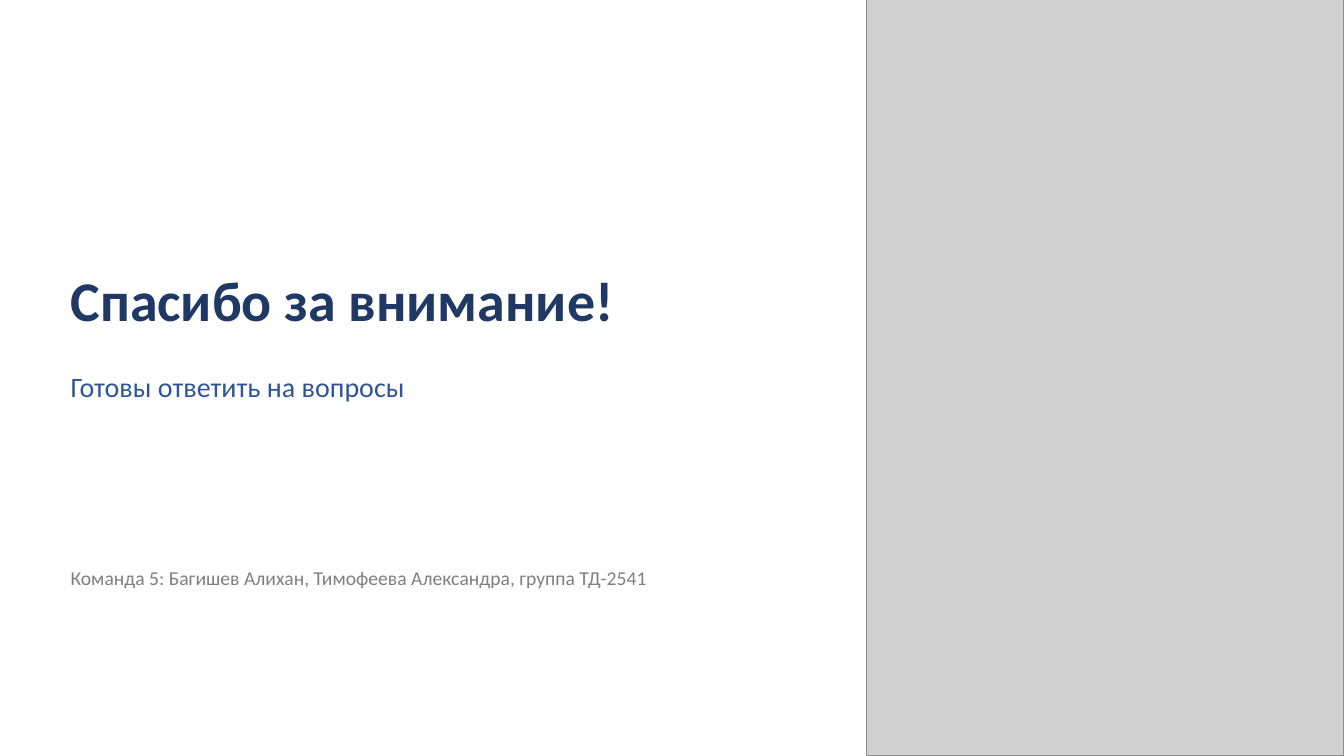
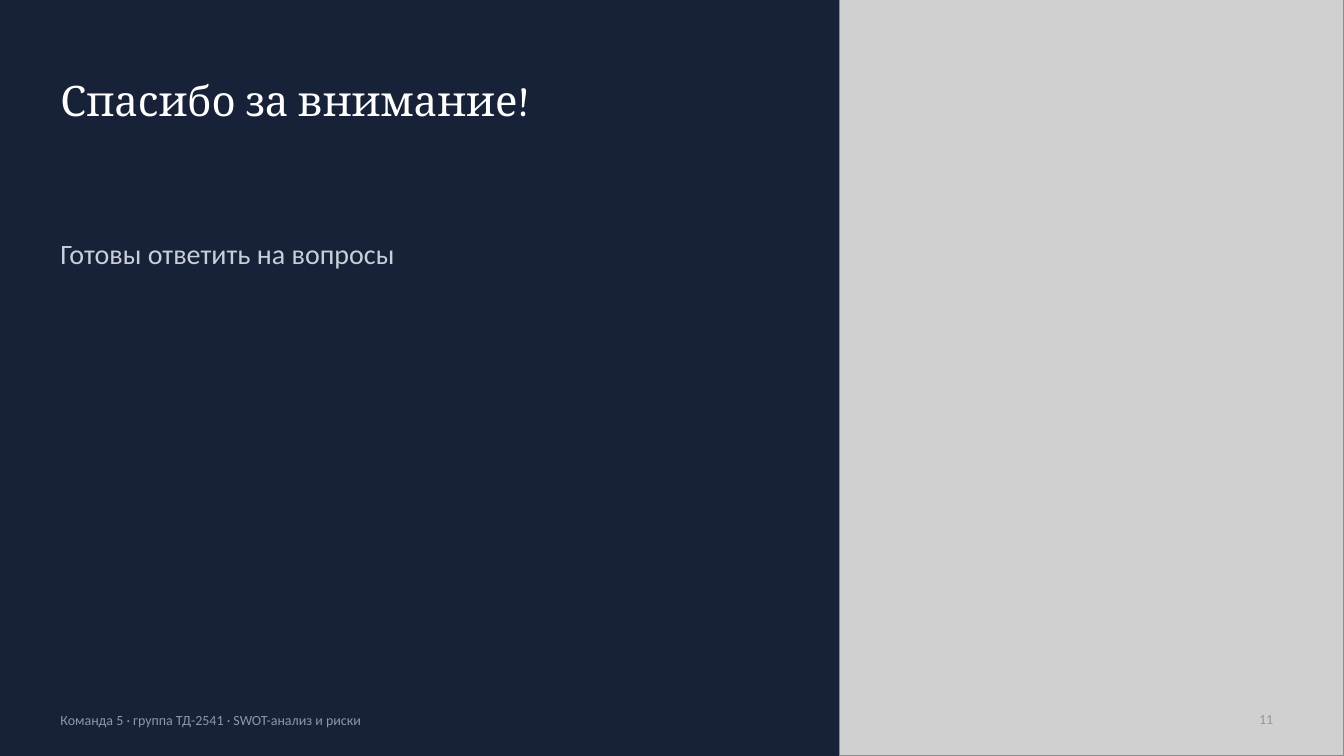
Before and after one commit to caesart966-web/first_reposirtory, a slide deck: slide 11 of komanda-5/02.11_SWOT_и_риски/Команда_5_SWOT_и_риски_презентация.pptx. Drawn at 1344x756 pixels with LibreOffice and Linux fonts; fonts in the diff are those of the drawing; grey boxes stand for pictures. Boxes give left, top, right and bottom in pixels: in the first picture for what was removed or moved away, otherwise in the second. Text is boxed around its words. In the diff, an @@ line names an element or a change of style, - is before the commit and + after.

```diff
--- a/komanda-5/02.11_SWOT_и_риски/Команда_5_SWOT_и_риски_презентация.pptx
+++ b/komanda-5/02.11_SWOT_и_риски/Команда_5_SWOT_и_риски_презентация.pptx
@@ background #FFFFFF to #172238 @@
@@ picture: place and size @@
-picture at bbox=[867, 0, 1344, 756]
+picture at bbox=[840, 0, 1344, 756]
@@ title "Спасибо за внимание!": place and size @@
-title "Спасибо за внимание!" at bbox=[71, 282, 614, 322]
+title "Спасибо за внимание!" at bbox=[60, 84, 518, 117]
@@ title "Спасибо за внимание!" at bbox=[60, 84, 518, 117]: size 40 to 30 pt, font Calibri to Cambria, text colour #1F3864 to #FFFFFF, bold off; line spacing 1.05 to 1 @@
@@ text "Готовы ответить на вопросы": place and size @@
-text "Готовы ответить на вопросы" at bbox=[71, 379, 405, 402]
+text "Готовы ответить на вопросы" at bbox=[60, 246, 395, 269]
@@ text "Готовы ответить на вопросы" at bbox=[60, 246, 395, 269]: text colour #2F5597 to #C9CFDA; line spacing 1.05 to 1 @@
@@ text removed at bbox=[71, 572, 646, 588] @@
-Команда 5: Багишев Алихан, Тимофеева Александра, группа ТД-2541
@@ text added at bbox=[60, 716, 361, 727], 10 pt, text #8E97A8 @@
+Команда 5 · группа ТД-2541 · SWOT-анализ и риски
@@ page number added at bbox=[1259, 715, 1273, 724], 10 pt, text #8E97A8 @@
+11
```
Also in this commit, not shown: 10 other slides changed, 3 other files.
